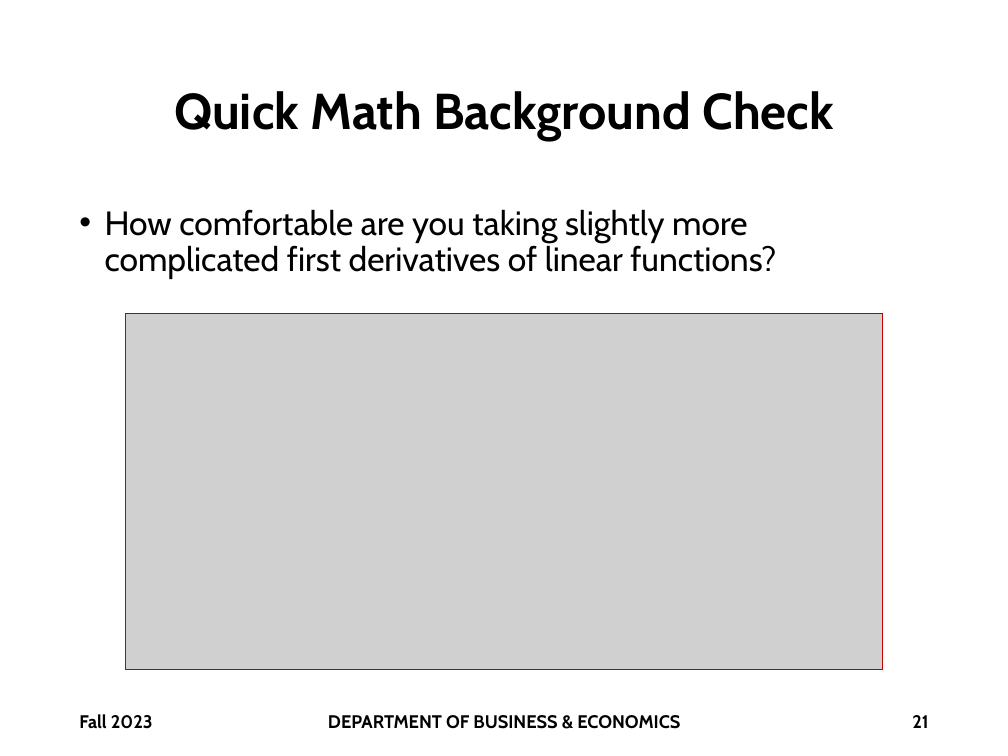
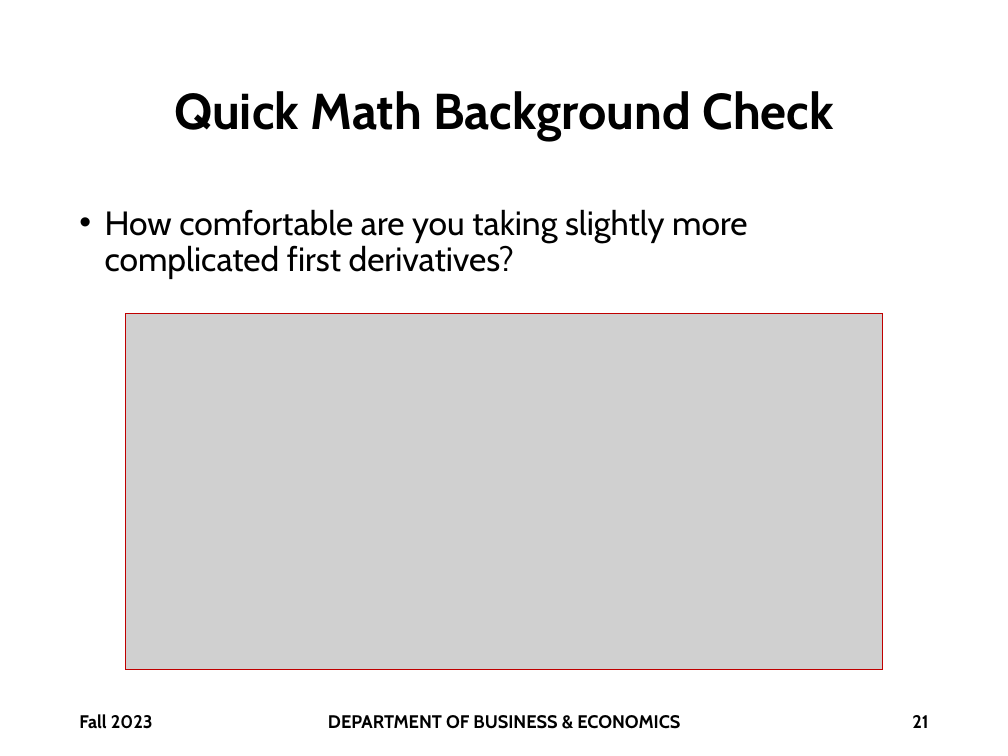
Before and after one commit to brianhwpark/brianhwpark.github.io, a slide deck: slide 21 of files/ppt/monmouthcollege-econ-300/ECON300-LEC01.pptx. Drawn at 1008x756 pixels with LibreOffice and Linux fonts; fonts in the diff are those of the drawing; grey boxes stand for pictures; background and template pictures are left out. Boxes give left, top, right and bottom in pixels: in the first picture for what was removed or moved away, otherwise in the second. Text is boxed around its words. In the diff, an @@ line names an element or a change of style, - is before the commit and + after.

```diff
--- a/files/ppt/monmouthcollege-econ-300/ECON300-LEC01.pptx
+++ b/files/ppt/monmouthcollege-econ-300/ECON300-LEC01.pptx
@@ text at (105, 209, 747, 279): text changed @@
-• How comfortable are you taking slightly more complicated first derivatives of linear functions?
+• How comfortable are you taking slightly more complicated first derivatives?
```
Also in this commit, not shown: 10 other slides changed, 3 other files.
